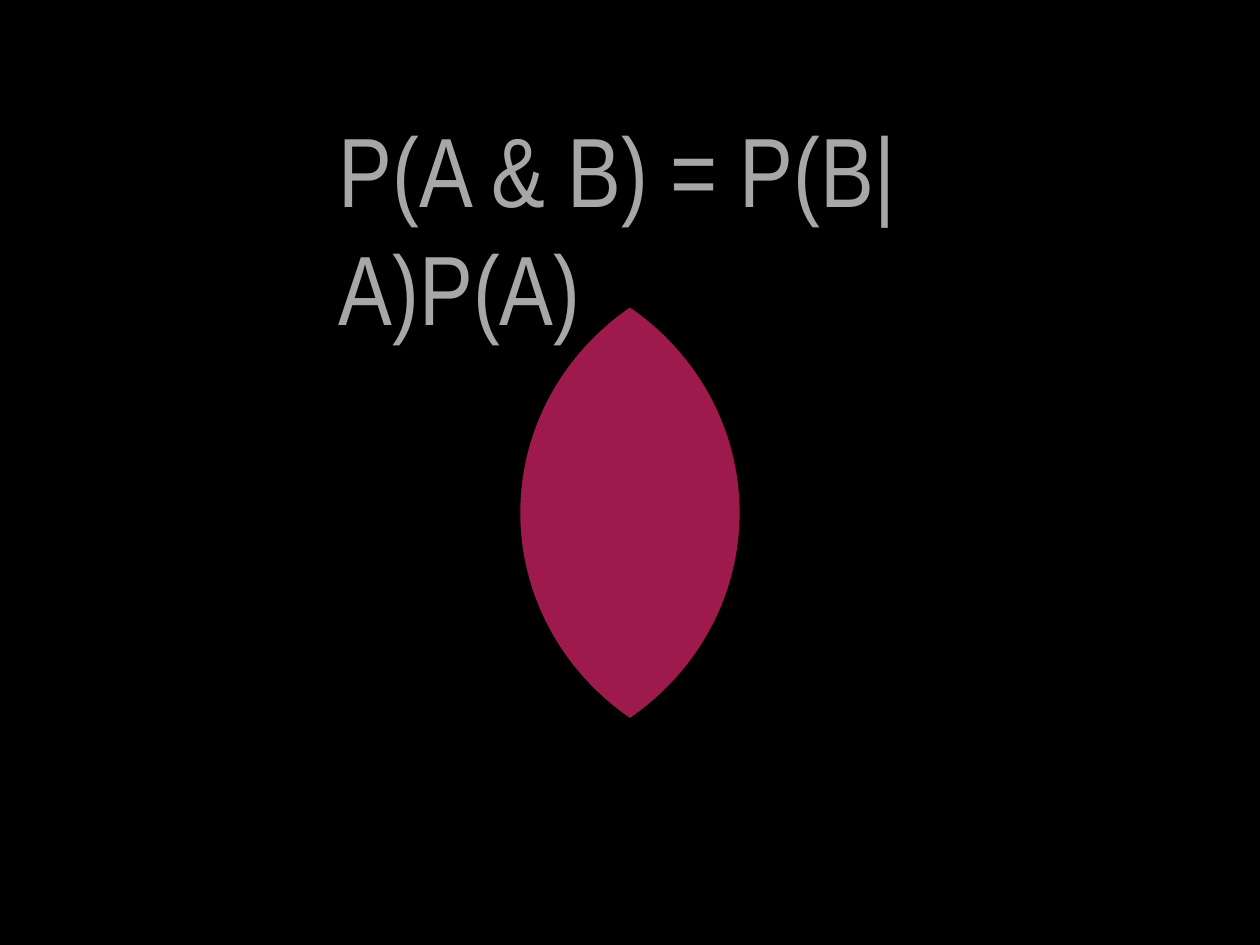
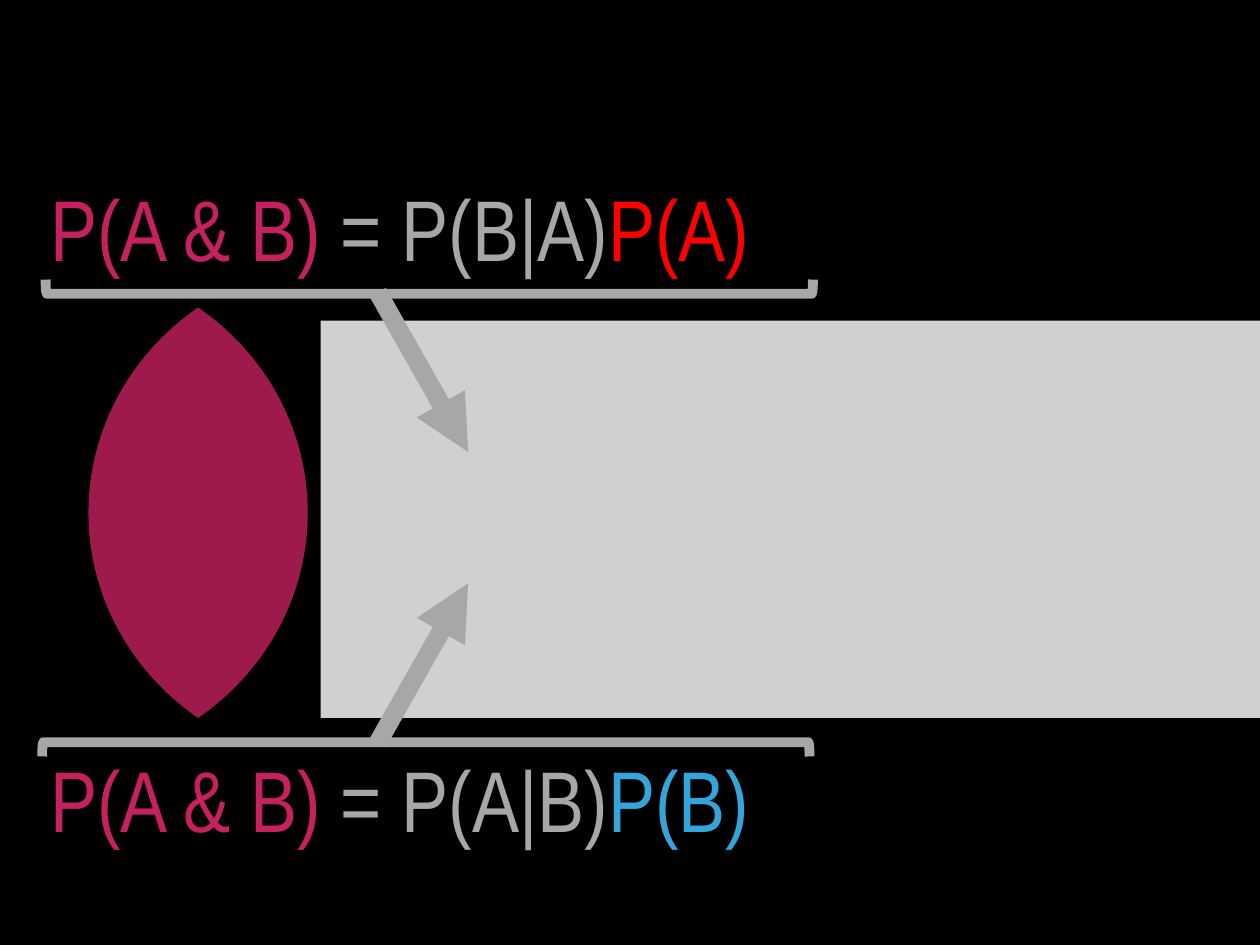
Before and after one commit to patricks1/noble-machine-learning, a slide deck: slide 14 of Session5/Session5_Slides.pptx (slide 18 before the commit). Drawn at 1260x945 pixels with LibreOffice and Linux fonts; fonts in the diff are those of the drawing; grey boxes stand for pictures. Boxes give left, top, right and bottom in pixels: in the first picture for what was removed or moved away, otherwise in the second. Text is boxed around its words. In the diff, an @@ line names an element or a change of style, - is before the commit and + after.

```diff
--- a/Session5/Session5_Slides.pptx
+++ b/Session5/Session5_Slides.pptx
@@ rectangle "P(A & B) = P(B|A)P(A)" resized from (x1=339, y1=135, x2=895, y2=343) to (x1=45, y1=170, x2=816, y2=284) @@
@@ rectangle "P(A & B) = P(B|A)P(A)" at (x1=45, y1=170, x2=816, y2=284): size 80 to 70 pt; text colour #A7A7A7 to #C52060 in "P(A & B)"; text colour #A7A7A7 to #FF0000 in "P(B|A)P(A)" @@
@@ right bracket added at (x1=45, y1=279, x2=813, y2=293), outline #A7A7A7 8 pt @@
@@ arrow added from (377, 292) to (468, 452), #A7A7A7 15 pt @@
@@ freeform shape moved from (x1=520, y1=307, x2=740, y2=718) to (x1=89, y1=307, x2=308, y2=718) @@
@@ picture added at (x1=321, y1=321, x2=1260, y2=718) @@
@@ arrow added from (377, 743) to (468, 583), #A7A7A7 15 pt @@
@@ right bracket added at (x1=43, y1=743, x2=810, y2=757), outline #A7A7A7 8 pt @@
@@ text added at (x1=50, y1=769, x2=749, y2=847), 70 pt, text #A7A7A7 @@
+P(A & B) = P(A|B)P(B)
```
Also in this commit, not shown: 22 other slides changed, 1 slide added, 16 slides removed, 26 other files.
